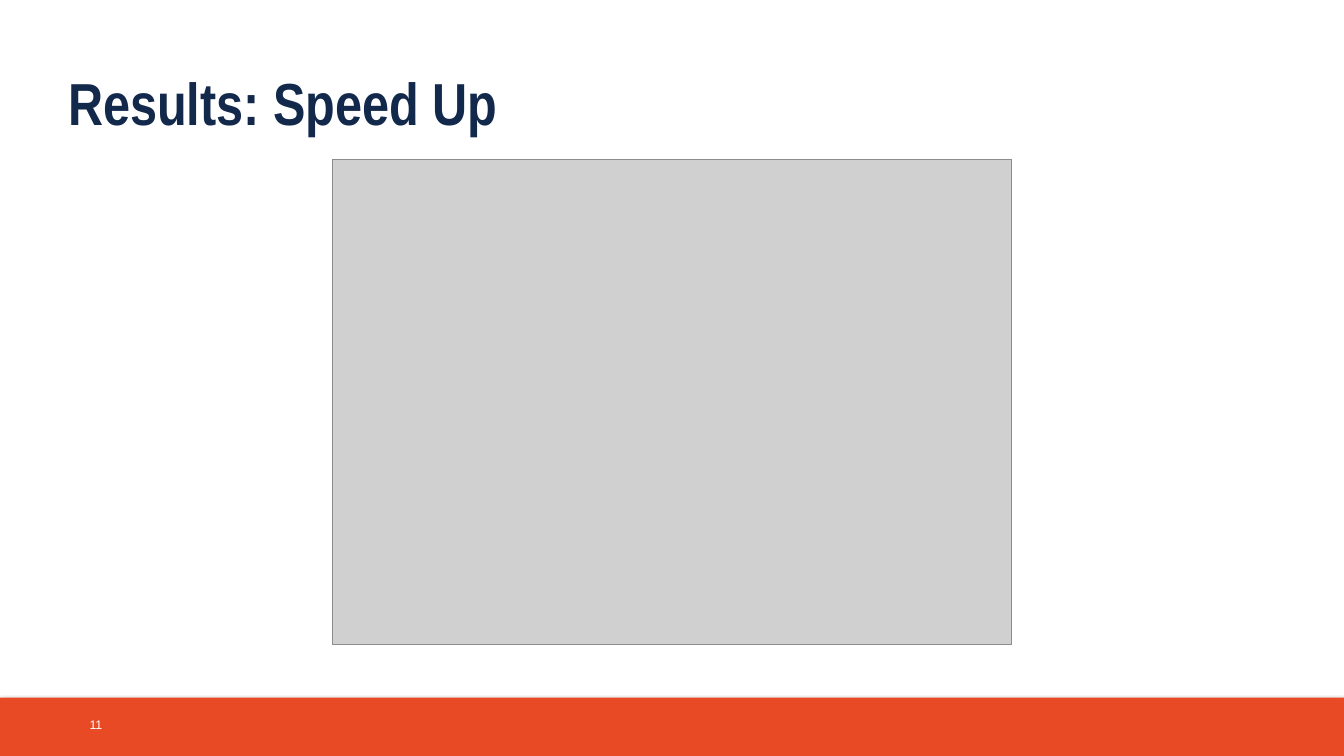
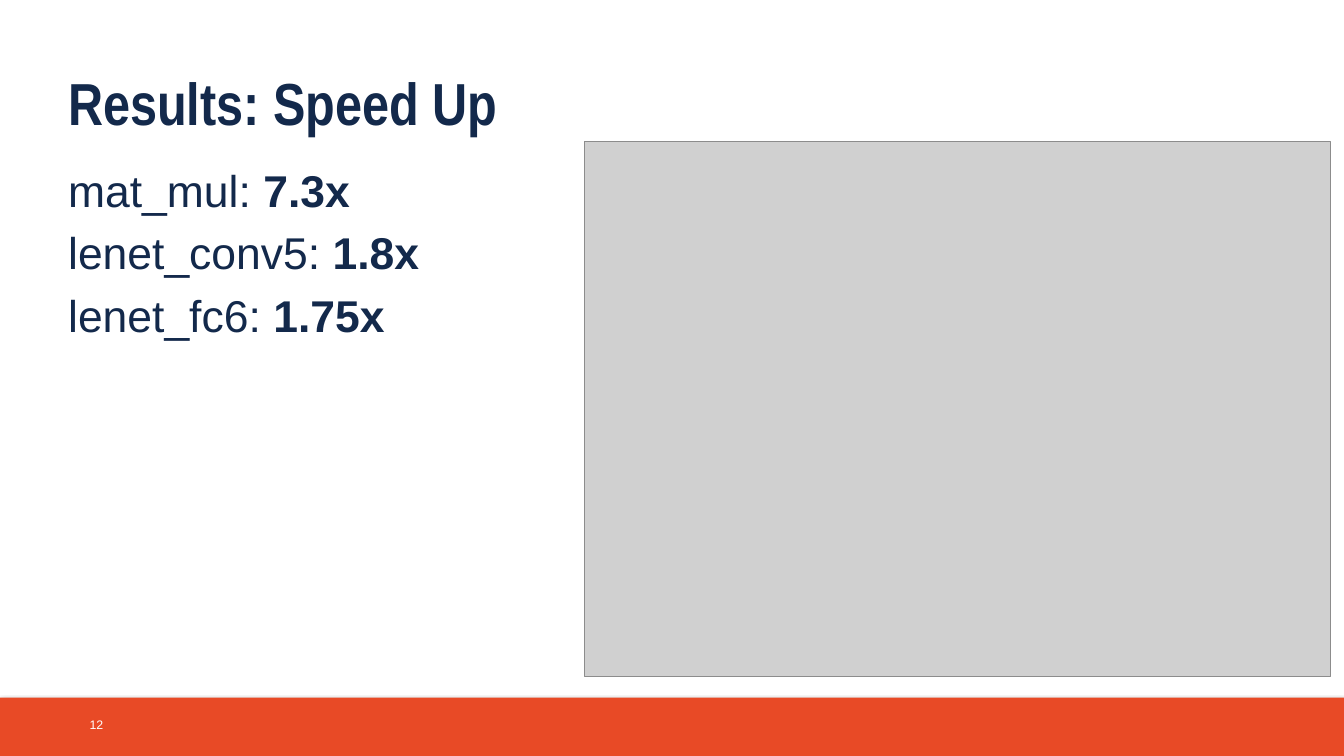
Before and after one commit to atsmith3/CruiseControl, a slide deck: slide 12 of Documentation/final_presentation.pptx (slide 11 before the commit). Drawn at 1344x756 pixels with LibreOffice and Linux fonts; fonts in the diff are those of the drawing; grey boxes stand for pictures; background and template pictures are left out. Boxes give left, top, right and bottom in pixels: in the first picture for what was removed or moved away, otherwise in the second. Text is boxed around its words. In the diff, an @@ line names an element or a change of style, - is before the commit and + after.

```diff
--- a/Documentation/final_presentation.pptx
+++ b/Documentation/final_presentation.pptx
@@ picture: place and size @@
-picture at (333, 159, 1011, 645)
+picture at (584, 141, 1332, 676)
@@ text added at (68, 174, 419, 341), 36 pt, text #13294B @@
+mat_mul: 7.3x
+lenet_conv5: 1.8x
+lenet_fc6: 1.75x
@@ page number at (90, 720, 104, 729): text changed @@
-11
+12
```
Also in this commit, not shown: 7 other slides changed, 3 slides added.
